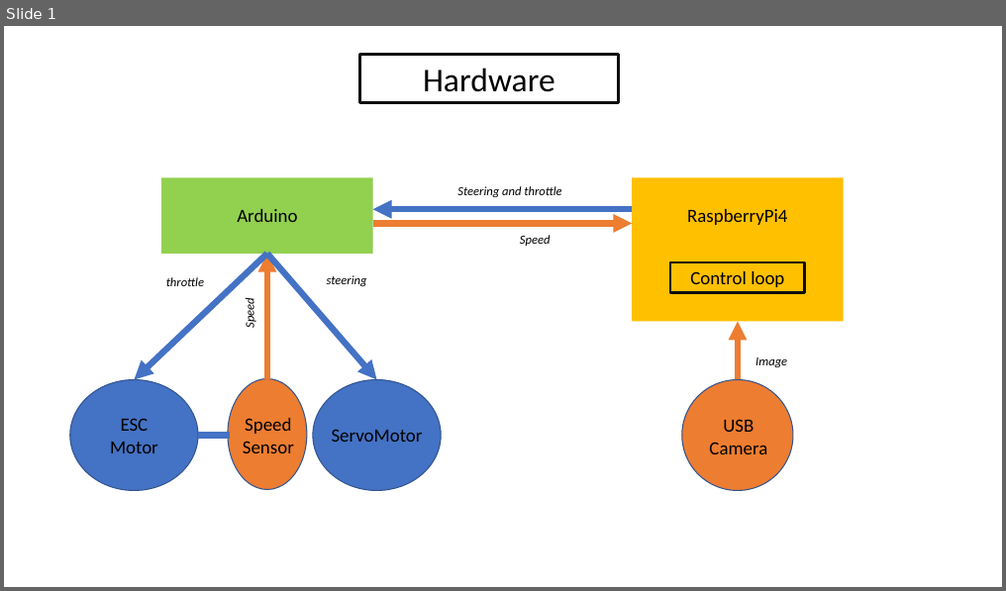
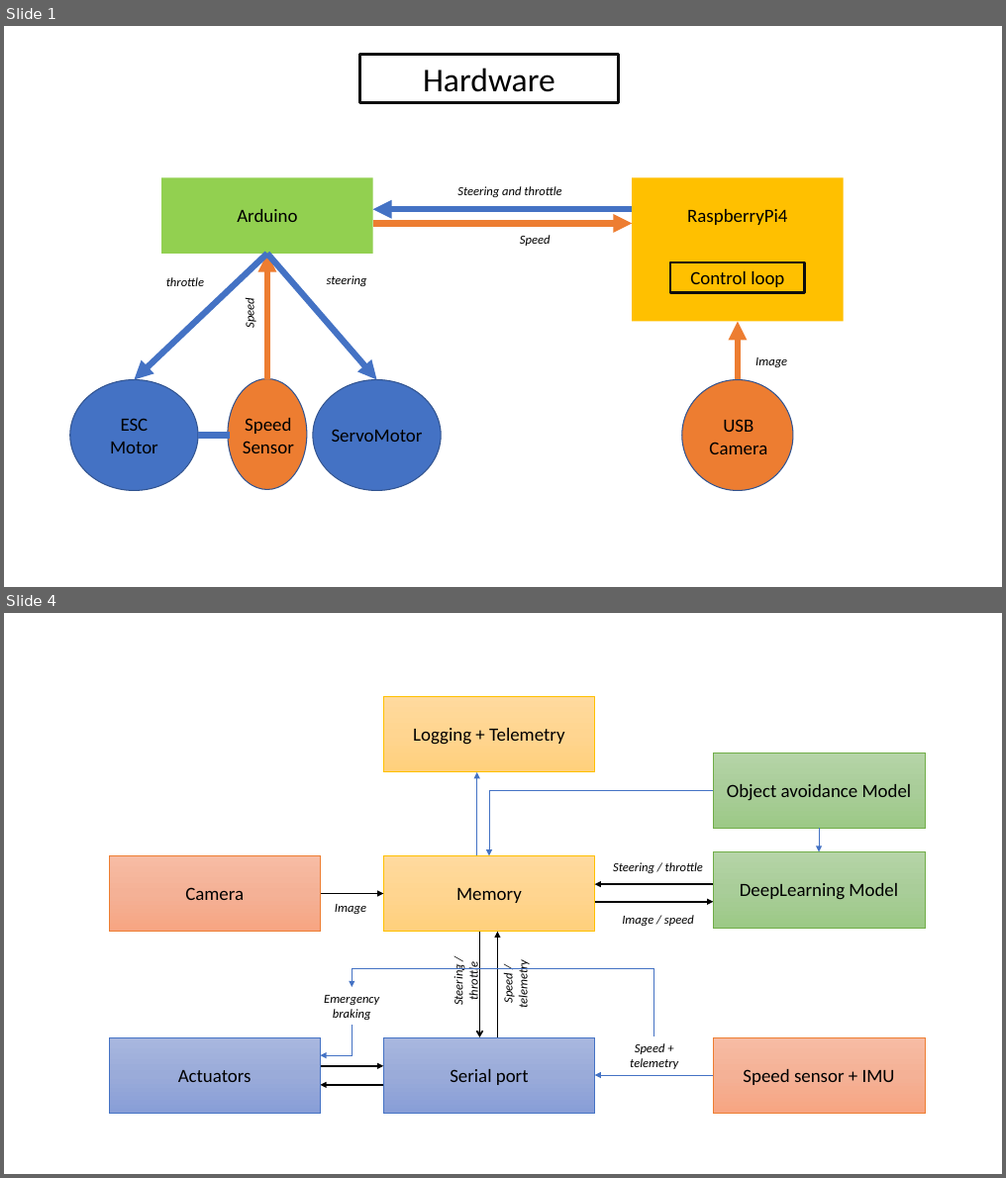
Before and after one commit to Autonomobile/AutoPylot, a slide deck: ressources/docs/schematics.pptx. Shown one above the other, each under a label of ours: slide 1 before the commit, slides 1 and 4 after it; the slides between them are not shown. The pictures are 1006x591 and 1006x1178 pixels, drawn with LibreOffice and Linux fonts; fonts in the diff are those of the drawing. Boxes give left, top, right and bottom in pixels: in the first picture for what was removed or moved away, otherwise in the second. Text is boxed around its words. In the diff, an @@ line names an element or a change of style, - is before the commit and + after.

```diff
--- a/ressources/docs/schematics.pptx
+++ b/ressources/docs/schematics.pptx
@@ slide 4 added at box(4, 613, 1002, 1174), background #FFFFFF @@
@@ rectangle added at box(383, 696, 595, 771), fill gradient #FFDB9E to #FFD590 to #FFD07C, outline #FFC000 0.5 pt, 18 pt, text #000000 @@
+Logging + Telemetry
@@ rectangle added at box(714, 753, 925, 829), fill gradient #B5D5A7 to #AACE9A to #9CC987, outline #70AD47 0.5 pt, 18 pt, text #000000 @@
+Object avoidance Model
@@ arrow added from (477, 856) to (477, 772), #4472C4 0.5 pt @@
@@ elbow arrow added from (714, 790) to (489, 857), #4472C4 0.5 pt @@
@@ arrow added from (819, 829) to (819, 852), #4472C4 0.5 pt @@
@@ rectangle added at box(109, 857, 320, 932), fill gradient #F7BDA5 to #F5B196 to #F8A582, outline #ED7D31 0.5 pt, 18 pt, text #000000 @@
+Camera
@@ rectangle added at box(383, 857, 595, 932), fill gradient #FFDB9E to #FFD590 to #FFD07C, outline #FFC000 0.5 pt, 18 pt, text #000000 @@
+Memory
@@ text added at box(613, 862, 703, 873), 12 pt, text #000000, italic @@
+Steering / throttle
@@ rectangle added at box(714, 852, 925, 928), fill gradient #B5D5A7 to #AACE9A to #9CC987, outline #70AD47 0.5 pt, 18 pt, text #000000 @@
+DeepLearning Model
@@ arrow added from (320, 894) to (383, 894), #000000 1.5 pt @@
@@ text added at box(335, 904, 366, 914), 12 pt, text #000000, italic @@
+Image
@@ arrow added from (714, 884) to (595, 884), #000000 1.5 pt @@
@@ arrow added from (595, 902) to (714, 902), #000000 1.5 pt @@
@@ arrow added from (480, 931) to (480, 1038), #000000 1.5 pt @@
@@ arrow added from (497, 1038) to (497, 931), #000000 1.5 pt @@
@@ text added at box(622, 915, 694, 926), 12 pt, text #000000, italic @@
+Image / speed
@@ elbow arrow added from (654, 1037) to (352, 987), #4472C4 0.5 pt @@
@@ text added at box(450, 965, 481, 1005), 12 pt, text #000000, italic @@
+Steering / throttle
@@ text added at box(501, 964, 531, 1007), 12 pt, text #000000, italic @@
+Speed / telemetry
@@ text added at box(324, 995, 379, 1020), 12 pt, text #000000, italic @@
+Emergency braking
@@ elbow arrow added from (352, 1026) to (320, 1057), #4472C4 0.5 pt @@
@@ rectangle added at box(109, 1038, 320, 1113), fill gradient #A8B7DF to #9AABD9 to #889ED7, outline #4472C4 0.5 pt, 18 pt, text #000000 @@
+Actuators
@@ rectangle added at box(383, 1038, 595, 1113), fill gradient #A8B7DF to #9AABD9 to #889ED7, outline #4472C4 0.5 pt, 18 pt, text #000000 @@
+Serial port
@@ text added at box(630, 1044, 678, 1069), 12 pt, text #000000, italic @@
+Speed + telemetry
@@ rectangle added at box(714, 1038, 925, 1113), fill gradient #F7BDA5 to #F5B196 to #F8A582, outline #ED7D31 0.5 pt, 18 pt, text #000000 @@
+Speed sensor + IMU
@@ arrow added from (320, 1066) to (383, 1066), #000000 1.5 pt @@
@@ arrow added from (383, 1085) to (320, 1085), #000000 1.5 pt @@
@@ arrow added from (714, 1075) to (595, 1075), #4472C4 0.5 pt @@
```
Also in this commit, not shown: 1 slide changed, 6 other slides added, 3 other files.
